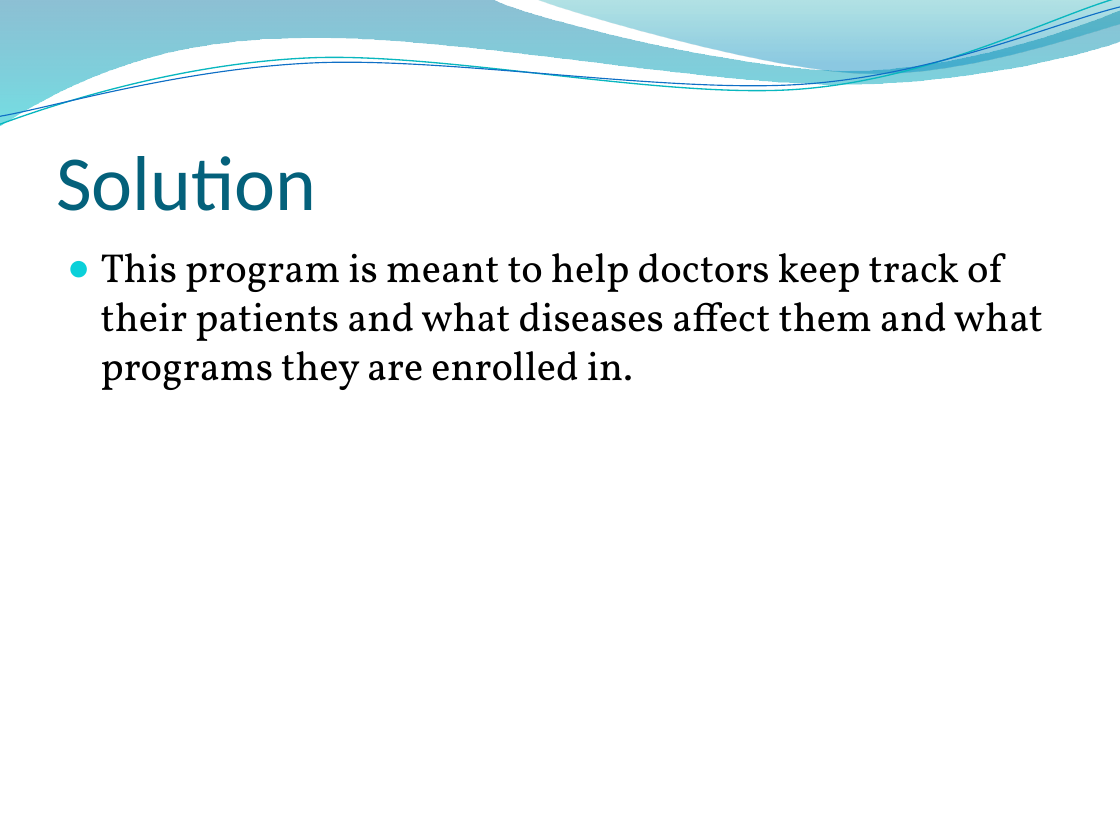
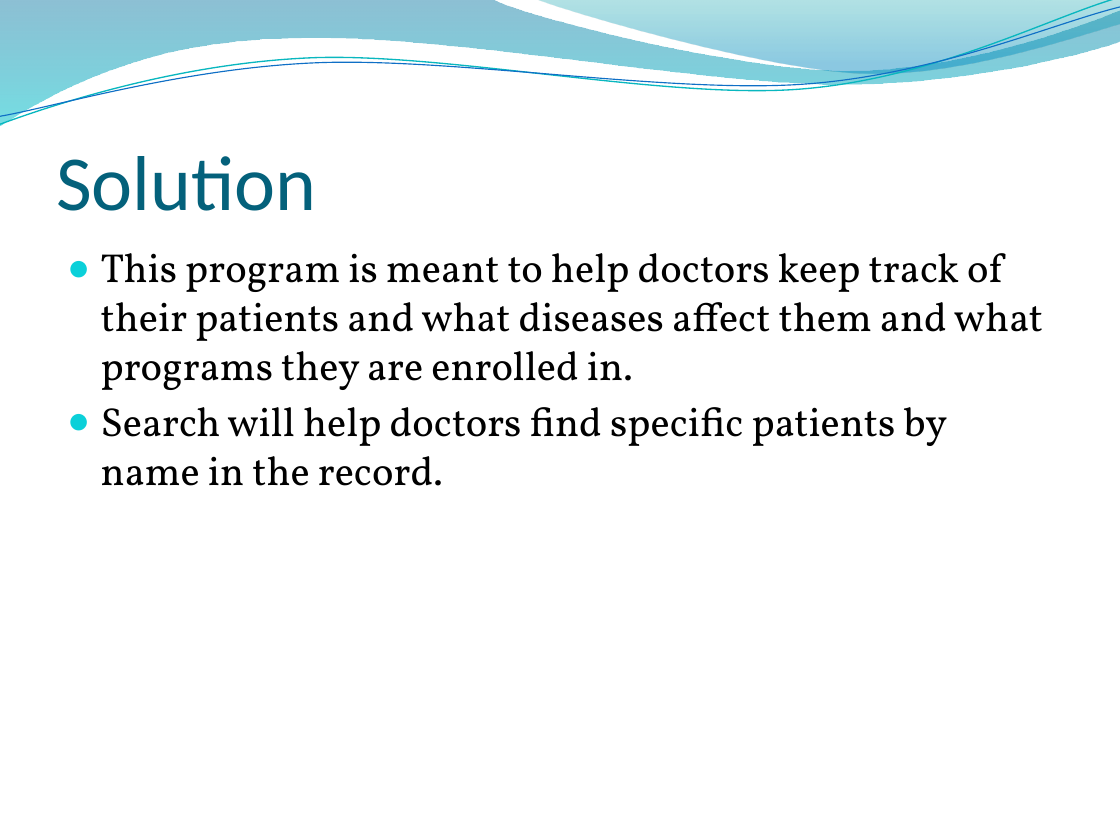
Before and after one commit to musa96/doctor-admin-bash, a slide deck: slide 4 of Doctor Database Dashboard.pptx. Drawn at 1120x840 pixels with LibreOffice and Linux fonts; fonts in the diff are those of the drawing; background and template pictures are left out. Boxes give left, top, right and bottom in pixels: in the first picture for what was removed or moved away, otherwise in the second. Text is boxed around its words. In the diff, an @@ line names an element or a change of style, - is before the commit and + after.

```diff
--- a/Doctor Database Dashboard.pptx
+++ b/Doctor Database Dashboard.pptx
@@ text at (x1=101, y1=407, x2=948, y2=486): paragraph added @@
+● Search will help doctors find specific patients by name in the record.
```
Also in this commit, not shown: 1 other slide changed, 3 other files.
